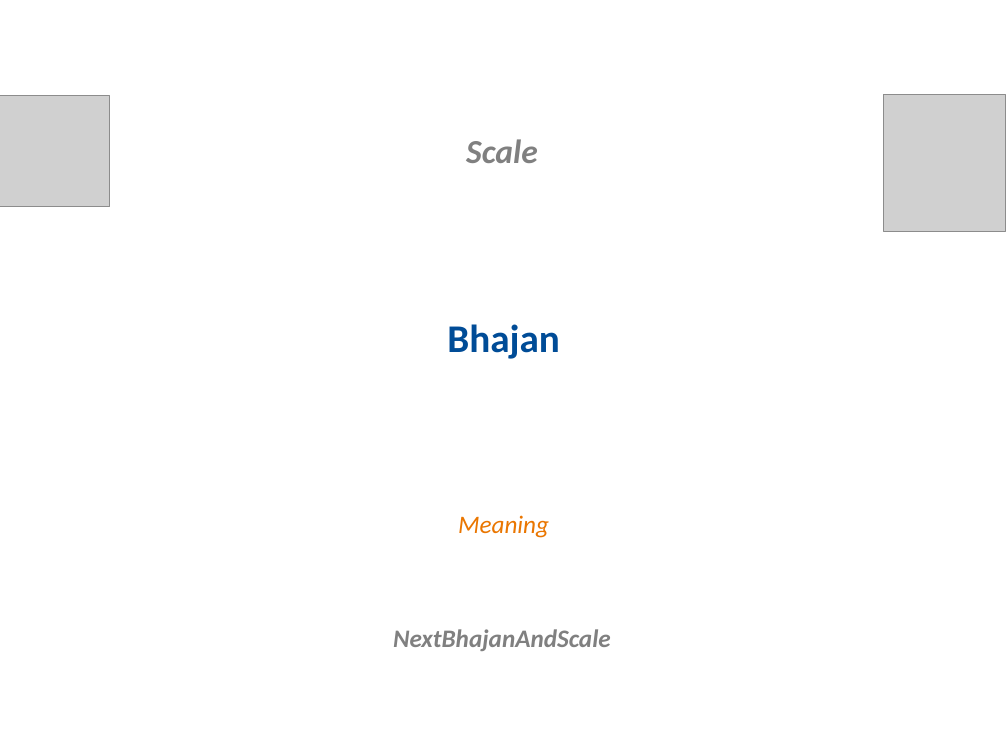
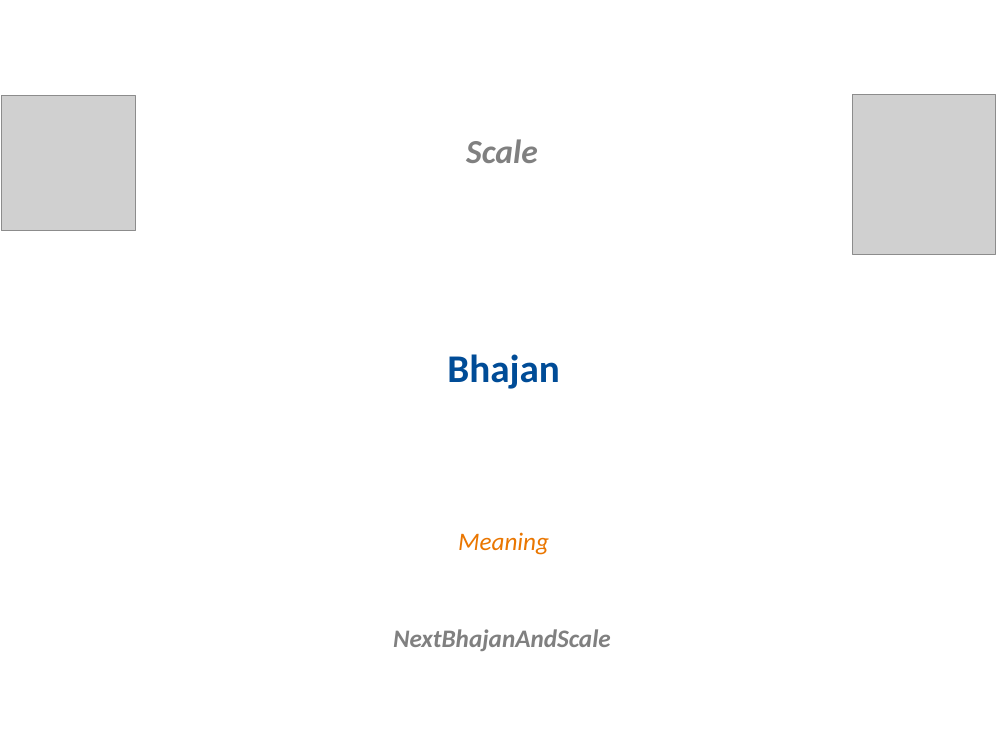
Before and after one commit to rkanadam/saibhajanmaker, a slide deck: slide 1 of WebContent/WEB-INF/templates/25th Anniversary/master.pptx. Drawn at 1008x756 pixels with LibreOffice and Linux fonts; fonts in the diff are those of the drawing; grey boxes stand for pictures. Boxes give left, top, right and bottom in pixels: in the first picture for what was removed or moved away, otherwise in the second. Text is boxed around its words. In the diff, an @@ line names an element or a change of style, - is before the commit and + after.

Commit message:
Fixing master template

```diff
--- a/WebContent/WEB-INF/templates/25th Anniversary/master.pptx
+++ b/WebContent/WEB-INF/templates/25th Anniversary/master.pptx
@@ picture resized from (x1=0, y1=96, x2=110, y2=207) to (x1=1, y1=96, x2=135, y2=231) @@
@@ picture resized from (x1=883, y1=95, x2=1005, y2=232) to (x1=853, y1=95, x2=996, y2=254) @@
@@ text "Bhajan" moved from (x1=447, y1=324, x2=560, y2=359) to (x1=447, y1=354, x2=560, y2=389) @@
@@ text "Meaning" moved from (x1=458, y1=515, x2=549, y2=538) to (x1=458, y1=532, x2=549, y2=555) @@
```
